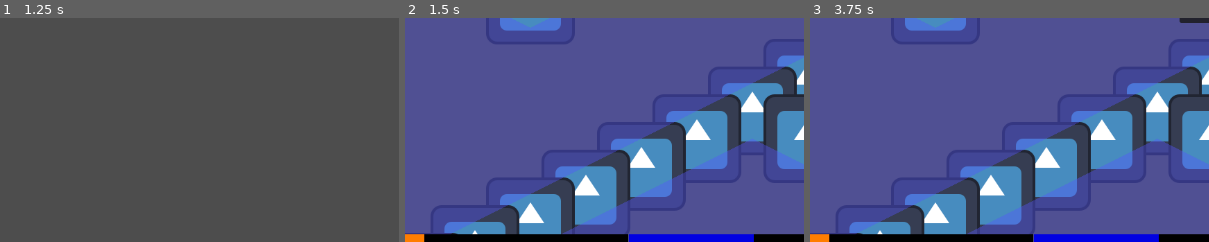
Above: before the commit, frames 1-3 (left to right).
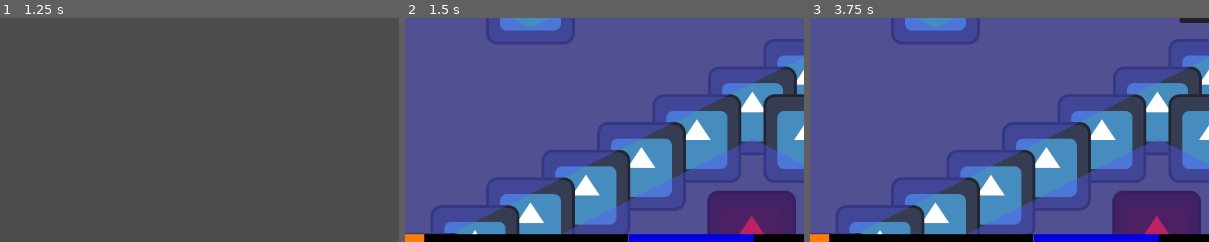
Above: after the commit, the same moments.

Repository: PietPadda/Godot_2D_ARPG
Game: Godot game, scene res://scenes/ui/main_menu.tscn
Two runs of this game, one before a commit and one after it. Both use one fixed random seed, a clock stepped at 60 frames per second and the inputs below. The engine's default icon, where the game draws it, is replaced by a stand-in: a white triangle on a blue panel in a dark square.
Inputs (mouse positions are % of the whole screen's width and height, from its top left):
- Up to frame 1 (1.25 s): click (4, 8) at 0.52 s; type "12" at 0.6 s
- Up to frame 2 (1.5 s): click "Host Game" at 1.25 s
- Up to frame 3 (3.75 s): tap Enter at 2, 3.5 s; move the mouse to (72, 45) at 2.02 s; hold E (interact) 2.03-2.78 s; click (72, 45) at 2.17 s; tap Space at 2.75 s; move the mouse to (30, 55) at 2.77 s; click (30, 55) at 2.85 s; move the mouse to (60, 28) at 3.52 s; tap I (toggle_character_sheet) at 3.6 s; click (60, 28) at 3.67 s
The pictures show only the part of the screen within x 46-96%, y 46-96%; the shares and areas given below are measured in that part.

Frame 1 is identical in both runs. In frame 2, 4.2% of the frame differs, in the area x 75-98%, y 77-97%; in frame 3, 4.2%.

Commit message:
fix(spawning): create unique names for enemies to prevent name conflicts when spawning

Diff:
--- a/scenes/levels/main.tscn
+++ b/scenes/levels/main.tscn
@@ -58,3 +58,99 @@
 
 [node name="EnemySpawnPoint3" type="Marker2D" parent="EnemySpawnPoints"]
 position = Vector2(64, 514)
+
+[node name="EnemySpawnPoint4" type="Marker2D" parent="EnemySpawnPoints"]
+position = Vector2(-924, 618)
+
+[node name="EnemySpawnPoint5" type="Marker2D" parent="EnemySpawnPoints"]
+position = Vector2(-658, 1000)
+
+[node name="EnemySpawnPoint6" type="Marker2D" parent="EnemySpawnPoints"]
+position = Vector2(-778, 646)
+
+[node name="EnemySpawnPoint7" type="Marker2D" parent="EnemySpawnPoints"]
+position = Vector2(-408, 846)
+
+[node name="EnemySpawnPoint8" type="Marker2D" parent="EnemySpawnPoints"]
+position = Vector2(-422, 1327)
+
+[node name="EnemySpawnPoint9" type="Marker2D" parent="EnemySpawnPoints"]
+position = Vector2(-460, 1487)
+
+[node name="EnemySpawnPoint10" type="Marker2D" parent="EnemySpawnPoints"]
+position = Vector2(-559, 1402)
+
+[node name="EnemySpawnPoint11" type="Marker2D" parent="EnemySpawnPoints"]
+position = Vector2(-1377, 789)
+
+[node name="EnemySpawnPoint12" type="Marker2D" parent="EnemySpawnPoints"]
+position = Vector2(-1485, 968)
+
+[node name="EnemySpawnPoint13" type="Marker2D" parent="EnemySpawnPoints"]
+position = Vector2(-1155, 852)
+
+[node name="EnemySpawnPoint14" type="Marker2D" parent="EnemySpawnPoints"]
+position = Vector2(-1226, 1078)
+
+[node name="EnemySpawnPoint15" type="Marker2D" parent="EnemySpawnPoints"]
+position = Vector2(-1516, 599)
+
+[node name="EnemySpawnPoint16" type="Marker2D" parent="EnemySpawnPoints"]
+position = Vector2(-101, 1137)
+
+[node name="EnemySpawnPoint17" type="Marker2D" parent="EnemySpawnPoints"]
+position = Vector2(163, 1201)
+
+[node name="EnemySpawnPoint18" type="Marker2D" parent="EnemySpawnPoints"]
+position = Vector2(267, 946)
+
+[node name="EnemySpawnPoint19" type="Marker2D" parent="EnemySpawnPoints"]
+position = Vector2(1439, 373)
+
+[node name="EnemySpawnPoint20" type="Marker2D" parent="EnemySpawnPoints"]
+position = Vector2(1550, 472)
+
+[node name="EnemySpawnPoint21" type="Marker2D" parent="EnemySpawnPoints"]
+position = Vector2(1328, 460)
+
+[node name="EnemySpawnPoint22" type="Marker2D" parent="EnemySpawnPoints"]
+position = Vector2(1029, 609)
+
+[node name="EnemySpawnPoint23" type="Marker2D" parent="EnemySpawnPoints"]
+position = Vector2(1031, 772)
+
+[node name="EnemySpawnPoint24" type="Marker2D" parent="EnemySpawnPoints"]
+position = Vector2(651, 744)
+
+[node name="EnemySpawnPoint25" type="Marker2D" parent="EnemySpawnPoints"]
+position = Vector2(774, 822)
+
+[node name="EnemySpawnPoint26" type="Marker2D" parent="EnemySpawnPoints"]
+position = Vector2(510, 848)
+
+[node name="EnemySpawnPoint27" type="Marker2D" parent="EnemySpawnPoints"]
+position = Vector2(548, 971)
+
+[node name="EnemySpawnPoint28" type="Marker2D" parent="EnemySpawnPoints"]
+position = Vector2(319, 1058)
+
+[node name="EnemySpawnPoint29" type="Marker2D" parent="EnemySpawnPoints"]
+position = Vector2(-148, 759)
+
+[node name="EnemySpawnPoint30" type="Marker2D" parent="EnemySpawnPoints"]
+position = Vector2(-844, 983)
+
+[node name="EnemySpawnPoint31" type="Marker2D" parent="EnemySpawnPoints"]
+position = Vector2(-1327, 952)
+
+[node name="EnemySpawnPoint32" type="Marker2D" parent="EnemySpawnPoints"]
+position = Vector2(-1237, 443)
+
+[node name="EnemySpawnPoint33" type="Marker2D" parent="EnemySpawnPoints"]
+position = Vector2(-1949, 794)
+
+[node name="EnemySpawnPoint34" type="Marker2D" parent="EnemySpawnPoints"]
+position = Vector2(-843, 252)
+
+[node name="EnemySpawnPoint35" type="Marker2D" parent="EnemySpawnPoints"]
+position = Vector2(-581, 398)
--- a/scripts/levels/main.gd
+++ b/scripts/levels/main.gd
@@ -23,14 +23,14 @@
 var current_player_spawn_index: int = 0
 
 var enemy_spawn_points: Array = []
-var current_enemy_spawn_index: int = 0
 
 # The setup logic MUST be in _ready() to run once at the start.
 func _ready():
+	# CRITICAL: Give the server ownership of the spawner FIRST.
+	enemy_spawner.set_multiplayer_authority(1)
+
 	# Get all the spawn point children into an array when the level loads.
 	player_spawn_points = spawn_points_container.get_children()
-
-	# Get all the spawn point children into an array when the level loads.
 	enemy_spawn_points = enemy_spawn_points_container.get_children()
 
 	# Play the music track that has been assigned in the Inspector.
@@ -90,8 +90,10 @@
 	# This debug print helps confirm the server is running this code.
 	print("[HOST] Spawning initial enemies...")
 
-	# We'll use the same spawn points you defined for players,
-	# but you could create a separate group for enemies.
+	# We need a counter to create unique names.
+	var enemy_counter = 0
+
+	# Enemy spawn points
 	for point in enemy_spawn_points:
 		# Create a new instance of our skeleton scene.
 		var skeleton = SKELETON_SCENE.instantiate()
@@ -99,7 +101,12 @@
 		# Set its starting position based on the spawn point.
 		skeleton.global_position = point.global_position
 
-		# THIS IS THE MOST IMPORTANT STEP:
-		# Add the new skeleton as a child of the MultiplayerSpawner.
-		# The spawner will now automatically create this skeleton on all clients.
+		# Give the node a unique name BEFORE adding it to the scene.
+		skeleton.name = "Skeleton_" + str(enemy_counter)
+		enemy_counter += 1
+
+		# Manually set the server as the owner of this new enemy.
+		skeleton.set_multiplayer_authority(multiplayer.get_unique_id())
+
+		# Now, add the fully configured skeleton to the container.
 		enemies_container.add_child(skeleton)
